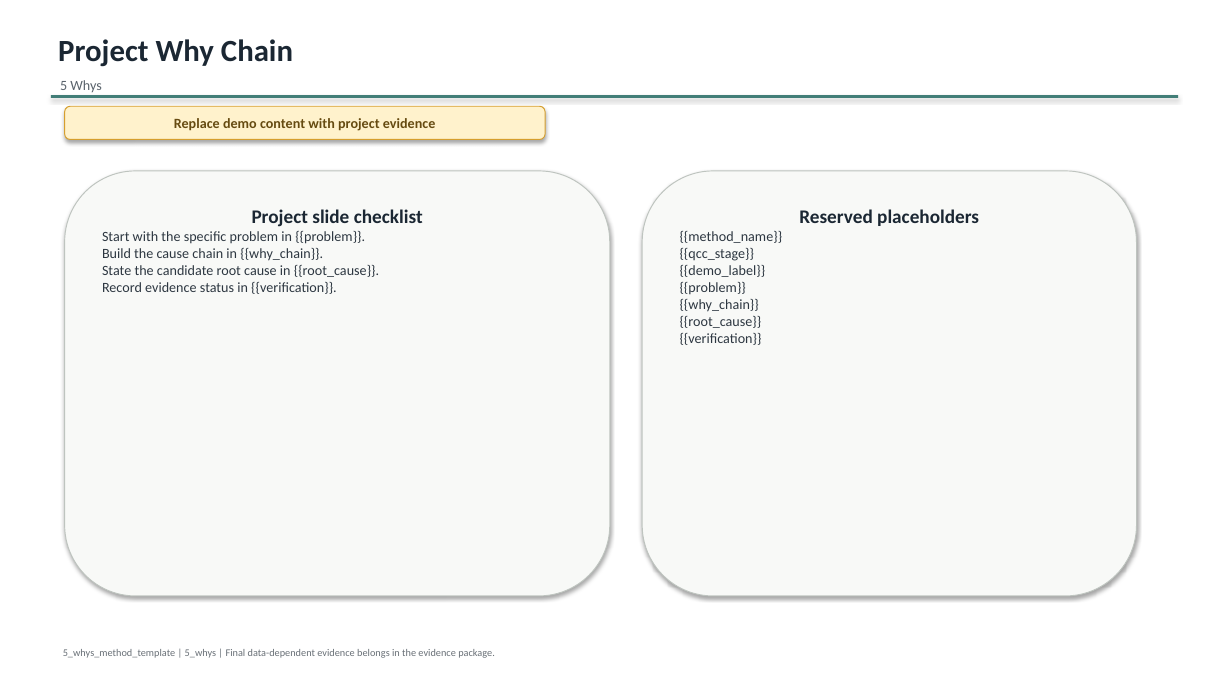
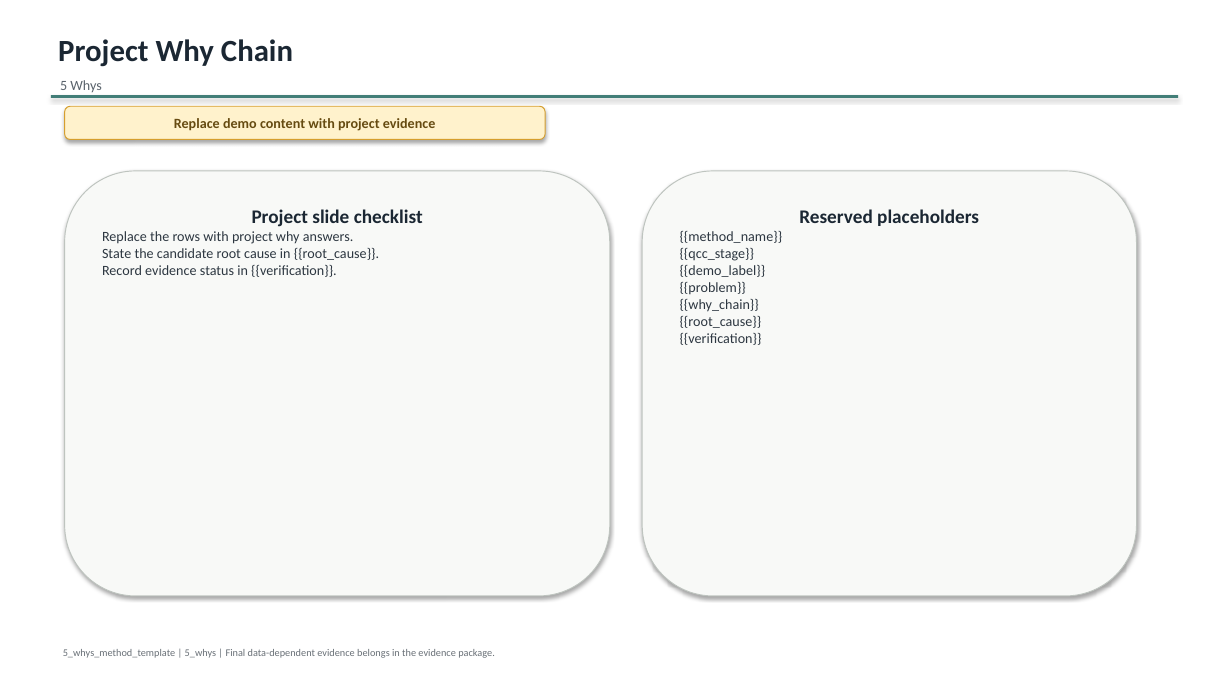
Before and after one commit to xiongxianfei/qcc-toolkit, a slide deck: slide 4 of templates/ppt/methods/5-whys-template.pptx (slide 3 before the commit). Drawn at 1232x693 pixels with LibreOffice and Linux fonts; fonts in the diff are those of the drawing. Boxes give left, top, right and bottom in pixels: in the first picture for what was removed or moved away, otherwise in the second. Text is boxed around its words. In the diff, an @@ line names an element or a change of style, - is before the commit and + after.

```diff
--- a/templates/ppt/methods/5-whys-template.pptx
+++ b/templates/ppt/methods/5-whys-template.pptx
@@ text in rounded rectangle at [102, 231, 353, 244]: text changed @@
-Start with the specific problem in {{problem}}.
-Build the cause chain in {{why_chain}}.
+Replace the rows with project why answers.
```
Also in this commit, not shown: 1 other slide changed, 1 slide added, 15 other files.
